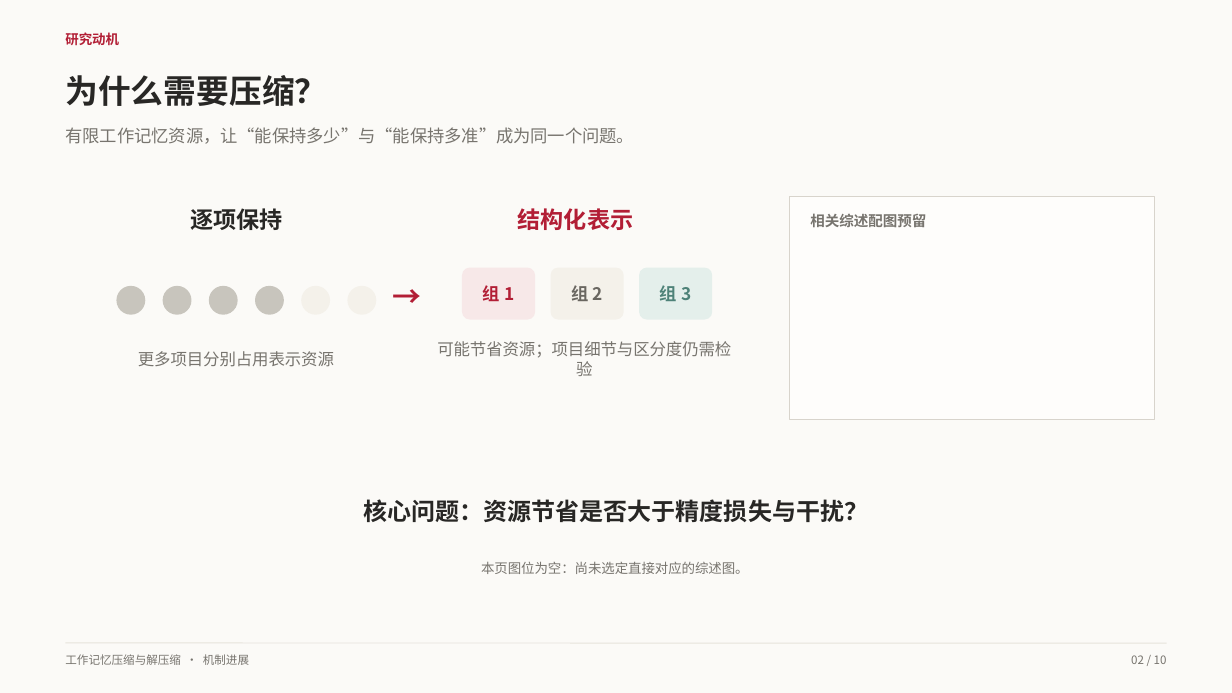
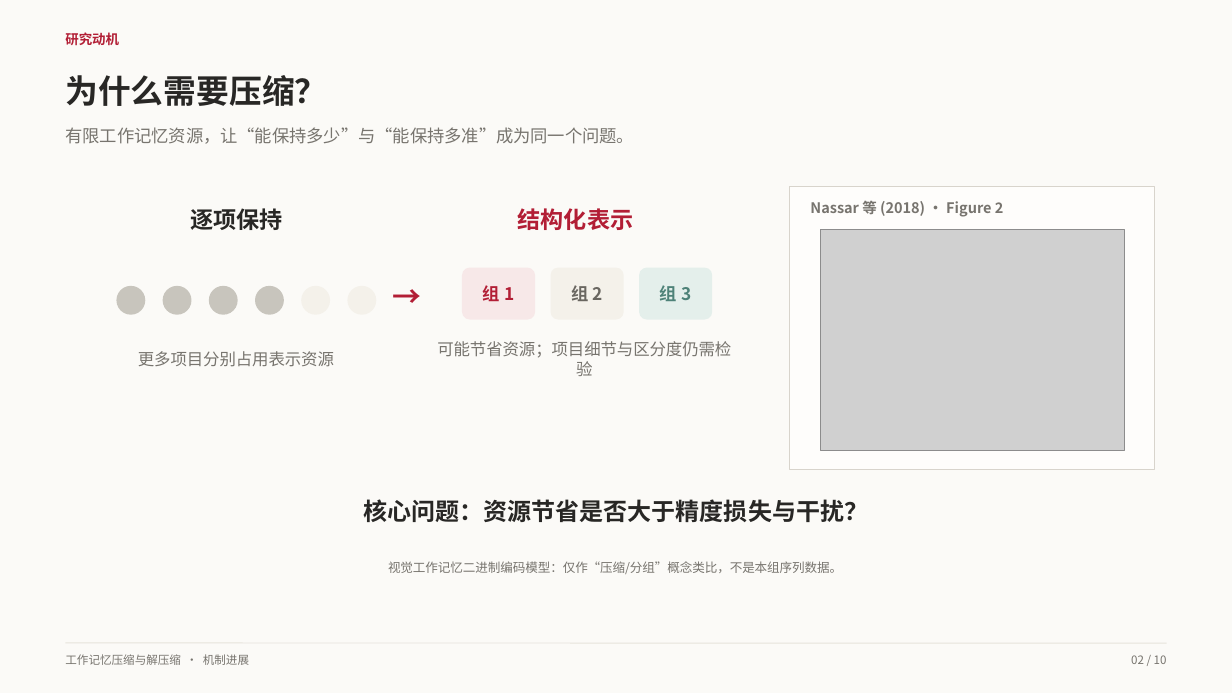
Before and after one commit to Totheinfinity66y/LDS-EImodel, a slide deck: slide 2 of docs/项目进展讲解_机制重构_20261025_修订版.pptx. Drawn at 1232x693 pixels with LibreOffice and Linux fonts; fonts in the diff are those of the drawing; grey boxes stand for pictures. Boxes give left, top, right and bottom in pixels: in the first picture for what was removed or moved away, otherwise in the second. Text is boxed around its words. In the diff, an @@ line names an element or a change of style, - is before the commit and + after.

Commit message:
docs: add sourced review figure to progress slides

```diff
--- a/docs/项目进展讲解_机制重构_20261025_修订版.pptx
+++ b/docs/项目进展讲解_机制重构_20261025_修订版.pptx
@@ rectangle: place and size @@
-rectangle at (789, 196, 1155, 420)
+rectangle at (789, 187, 1155, 470)
@@ text at (810, 201, 1004, 217): text changed @@
-相关综述配图预留
+Nassar 等 (2018) · Figure 2
@@ picture added at (821, 229, 1125, 451) @@
@@ text at (388, 561, 842, 574): text changed; size 10.5 to 9.8 pt @@
-本页图位为空：尚未选定直接对应的综述图。
+视觉工作记忆二进制编码模型：仅作“压缩/分组”概念类比，不是本组序列数据。
```
